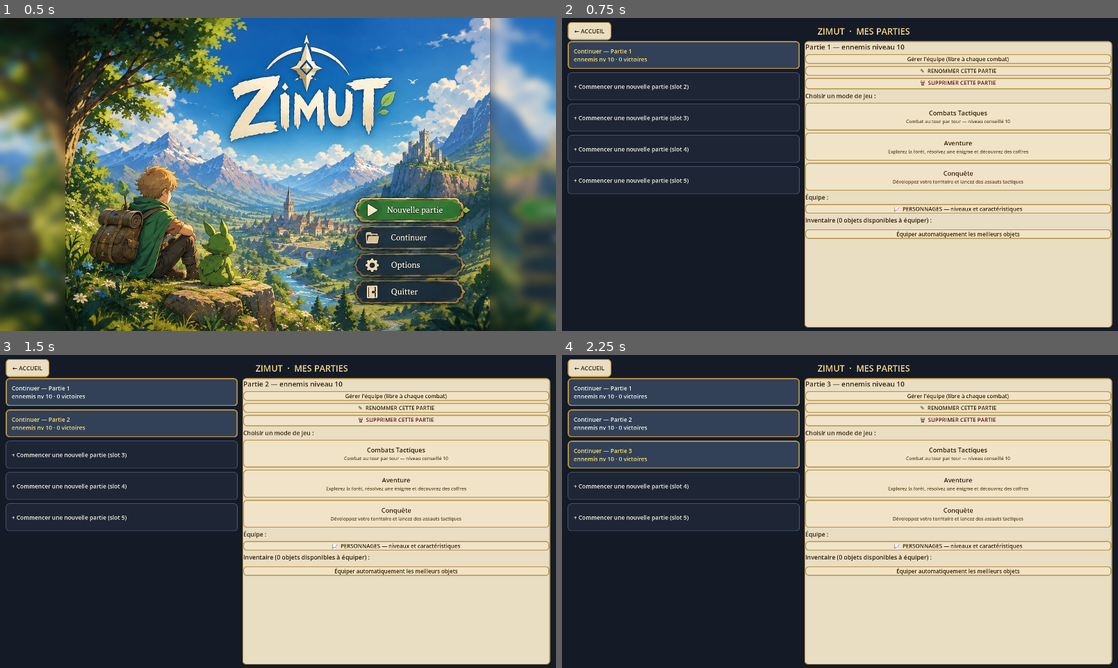
Above: before the commit, frames 1-4 (two rows, left to right).
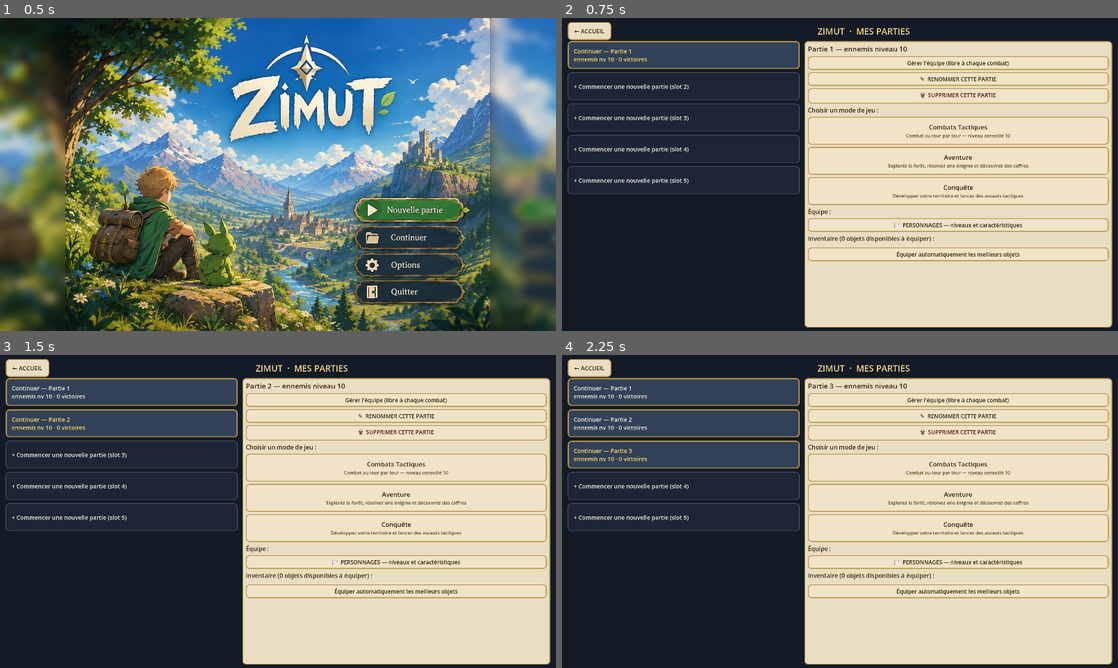
Above: after the commit, the same moments.

Repository: CharlieG42/Zimut
Game: Godot game, scene res://scenes/MainMenu.tscn
Same seed, same stepped clock (60 frames per second), same inputs: the game is played once before the commit and once after it.
Inputs (mouse positions are in pixels of both pictures, inside the frame that each line leads up to):
- Up to frame 1 (0.5 s): no input
- Up to frame 2 (0.75 s): click (973, 208) at 0.5 s
- Up to frame 3 (1.5 s): click "+ Commencer une nouvelle part…" at 1.25 s
- Up to frame 4 (2.25 s): click "+ Commencer une nouvelle part…" at 2 s

Frame 1 is identical in both runs. In frame 2, 7.8% of the frame differs, in the area x 43-99%, y 8-78%; in frame 3, 7.8%; in frame 4, 7.8%.

Commit message:
ui: scale save screen typography on compact displays

Diff:
--- a/prototype/zimut/scripts/SaveSlotsUI.gd
+++ b/prototype/zimut/scripts/SaveSlotsUI.gd
@@ -54,7 +54,7 @@
 	var back := Button.new()
 	back.text = "← ACCUEIL"
 	back.custom_minimum_size = Vector2(150, 56)
-	back.add_theme_font_size_override("font_size", 20)
+	back.add_theme_font_size_override("font_size", _ui_font(20))
 	back.add_theme_color_override("font_color", COL_TXT)
 	back.add_theme_stylebox_override("normal", _flat())
 	back.add_theme_stylebox_override("hover", _flat())
@@ -157,6 +157,10 @@
 	s.border_color = COL_BORDER
 	s.set_border_width_all(3)
 	s.set_corner_radius_all(12)
+	s.content_margin_left = 12
+	s.content_margin_right = 12
+	s.content_margin_top = 10
+	s.content_margin_bottom = 10
 	return s
 
 func refresh() -> void:
@@ -259,7 +263,7 @@
 
 	var name_btn := Button.new()
 	name_btn.text = "✎  RENOMMER CETTE PARTIE"
-	name_btn.add_theme_font_size_override("font_size", 19)
+	name_btn.add_theme_font_size_override("font_size", _ui_font(19))
 	name_btn.add_theme_color_override("font_color", COL_TXT)
 	name_btn.add_theme_stylebox_override("normal", _flat())
 	name_btn.pressed.connect(func() -> void:
@@ -283,7 +287,7 @@
 
 	var del_btn := Button.new()
 	del_btn.text = "🗑  SUPPRIMER CETTE PARTIE"
-	del_btn.add_theme_font_size_override("font_size", 19)
+	del_btn.add_theme_font_size_override("font_size", _ui_font(19))
 	del_btn.add_theme_color_override("font_color", Color(0.35, 0.08, 0.05))
 	del_btn.add_theme_stylebox_override("normal", _flat())
 	del_btn.pressed.connect(func() -> void:
@@ -326,7 +330,7 @@
 	var team: Array = data.get("team", [])
 	var team_lbl := Label.new()
 	team_lbl.text = "Équipe :"
-	team_lbl.add_theme_font_size_override("font_size", 21)
+	team_lbl.add_theme_font_size_override("font_size", _ui_font(21))
 	team_lbl.add_theme_color_override("font_color", COL_TXT)
 	_detail_box.add_child(team_lbl)
 	for i: int in range(team.size()):
@@ -340,7 +344,7 @@
 
 	var chars_btn := Button.new()
 	chars_btn.text = "📈  PERSONNAGES — niveaux et caractéristiques"
-	chars_btn.add_theme_font_size_override("font_size", 19)
+	chars_btn.add_theme_font_size_override("font_size", _ui_font(19))
 	chars_btn.add_theme_color_override("font_color", COL_TXT)
 	chars_btn.add_theme_stylebox_override("normal", _flat())
 	chars_btn.pressed.connect(func() -> void:
@@ -356,7 +360,7 @@
 	var inv: Array = data.get("inventory", [])
 	var inv_lbl := Label.new()
 	inv_lbl.text = "Inventaire (%d objets disponibles à équiper) :" % inv.size()
-	inv_lbl.add_theme_font_size_override("font_size", 21)
+	inv_lbl.add_theme_font_size_override("font_size", _ui_font(21))
 	inv_lbl.add_theme_color_override("font_color", COL_TXT)
 	_detail_box.add_child(inv_lbl)
 
@@ -383,7 +387,7 @@
 	if log_arr.size() > 0:
 		var log_btn := Button.new()
 		log_btn.text = "Voir tous les loots gagnés (%d)" % log_arr.size()
-		log_btn.add_theme_font_size_override("font_size", 19)
+		log_btn.add_theme_font_size_override("font_size", _ui_font(19))
 		log_btn.add_theme_color_override("font_color", COL_TXT)
 		log_btn.add_theme_stylebox_override("normal", _flat())
 		log_btn.pressed.connect(func() -> void: _show_loot_log(log_arr))
@@ -391,7 +395,7 @@
 
 	var auto_btn := Button.new()
 	auto_btn.text = "Équiper automatiquement les meilleurs objets"
-	auto_btn.add_theme_font_size_override("font_size", 19)
+	auto_btn.add_theme_font_size_override("font_size", _ui_font(19))
 	auto_btn.add_theme_color_override("font_color", COL_TXT)
 	auto_btn.add_theme_stylebox_override("normal", _flat())
 	auto_btn.pressed.connect(_auto_equip)
@@ -433,13 +437,13 @@
 	b.add_child(vb)
 	var t := Label.new()
 	t.text = title_txt
-	t.add_theme_font_size_override("font_size", 22)
+	t.add_theme_font_size_override("font_size", _ui_font(22))
 	t.horizontal_alignment = HORIZONTAL_ALIGNMENT_CENTER
 	t.add_theme_color_override("font_color", COL_TXT if enabled else COL_DISABLED_TXT)
 	vb.add_child(t)
 	var d := Label.new()
 	d.text = desc
-	d.add_theme_font_size_override("font_size", 16)
+	d.add_theme_font_size_override("font_size", _ui_font(16))
 	d.horizontal_alignment = HORIZONTAL_ALIGNMENT_CENTER
 	d.add_theme_color_override("font_color", Color(0.35, 0.28, 0.12) if enabled else COL_DISABLED_TXT)
 	vb.add_child(d)
@@ -495,7 +499,7 @@
 	dialog.add_child(box)
 	var title := Label.new()
 	title.text = "LOOTS GAGNÉS DANS CETTE PARTIE (%d)" % log_arr.size()
-	title.add_theme_font_size_override("font_size", 24)
+	title.add_theme_font_size_override("font_size", _ui_font(24))
 	title.add_theme_color_override("font_color", COL_TXT)
 	box.add_child(title)
 	var scroll := ScrollContainer.new()
@@ -513,7 +517,7 @@
 		rows.add_child(row)
 	var close := Button.new()
 	close.text = "Fermer"
-	close.add_theme_font_size_override("font_size", 20)
+	close.add_theme_font_size_override("font_size", _ui_font(20))
 	close.add_theme_color_override("font_color", COL_TXT)
 	close.add_theme_stylebox_override("normal", _flat())
 	close.pressed.connect(overlay.queue_free)
